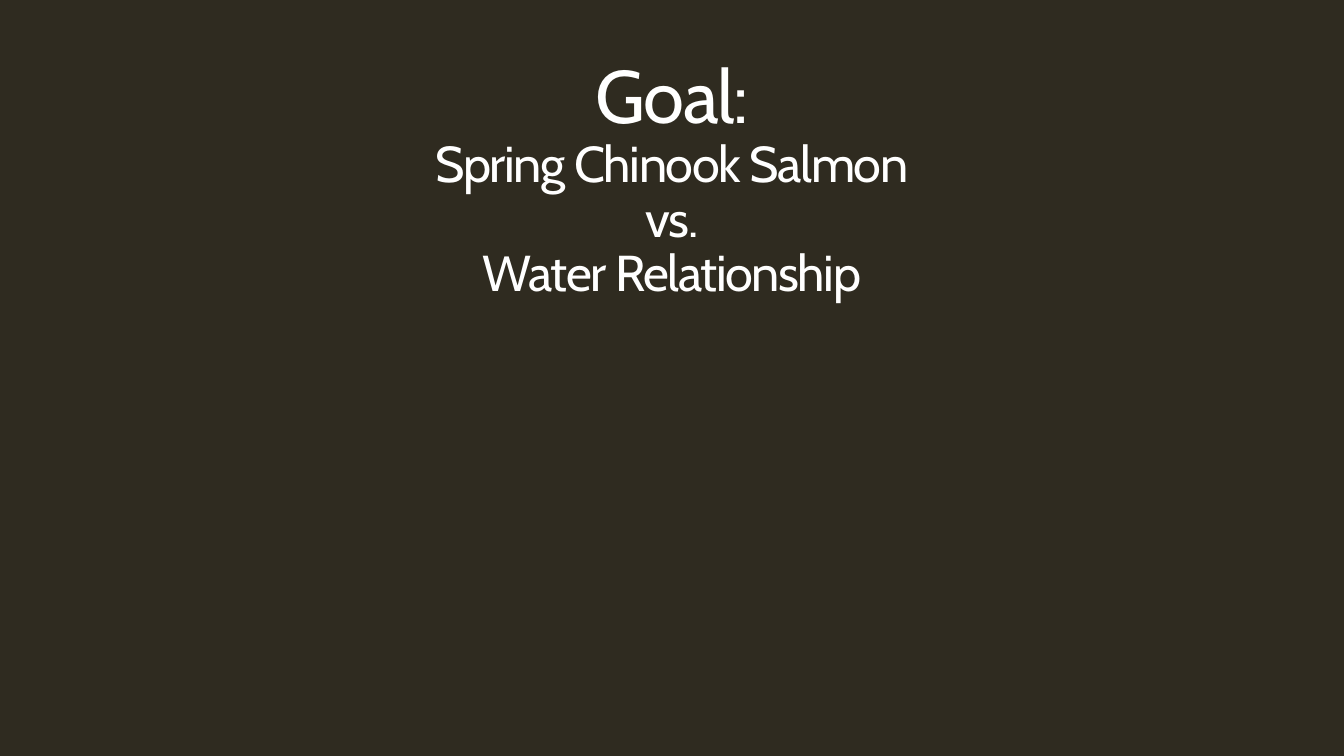
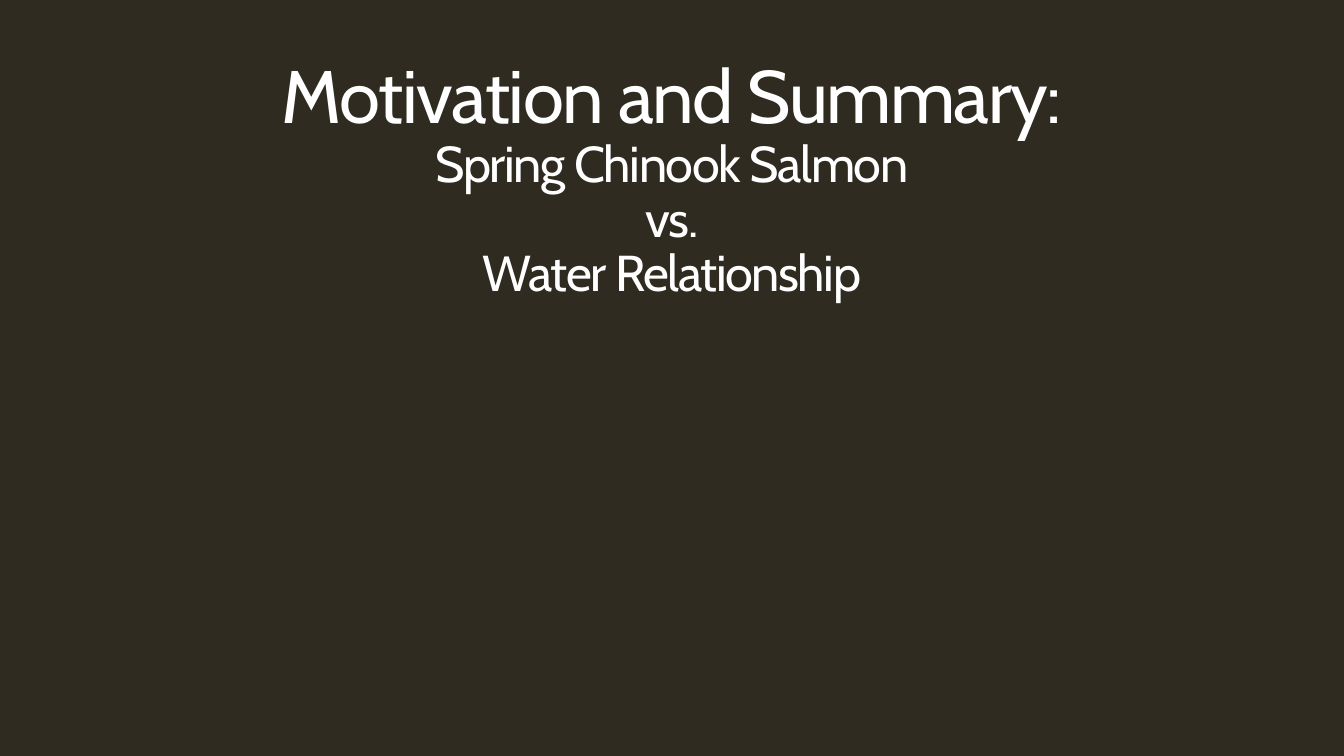
Before and after one commit to jayhjman/bootcamp-project1, a slide deck: slide 4 of Spring Chinook Salmon in the Portland Metro Area.pptx (slide 3 before the commit). Drawn at 1344x756 pixels with LibreOffice and Linux fonts; fonts in the diff are those of the drawing; background and template pictures are left out. Boxes give left, top, right and bottom in pixels: in the first picture for what was removed or moved away, otherwise in the second. Text is boxed around its words. In the diff, an @@ line names an element or a change of style, - is before the commit and + after.

```diff
--- a/Spring Chinook Salmon in the Portland Metro Area.pptx
+++ b/Spring Chinook Salmon in the Portland Metro Area.pptx
@@ title at (282, 67, 1061, 302): text changed @@
-Goal:
-Spring Chinook Salmon
-vs.
-Water Relationship
+Motivation and Summary:
+Spring Chinook Salmon
+vs.
+Water Relationship
```
Also in this commit, not shown: 4 other slides changed, 1 slide removed.
